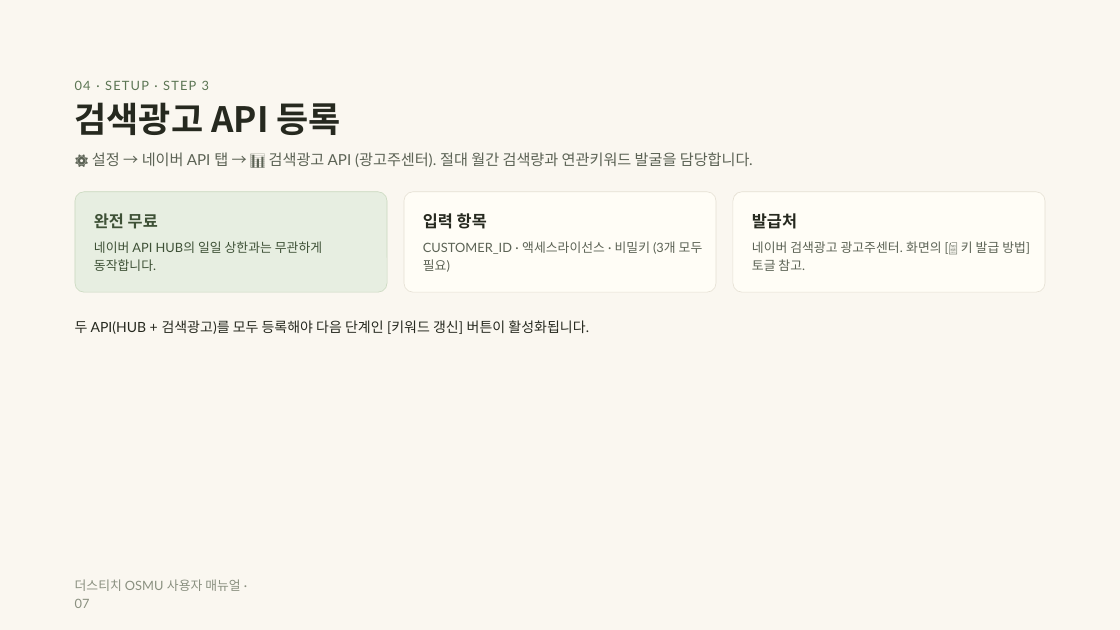
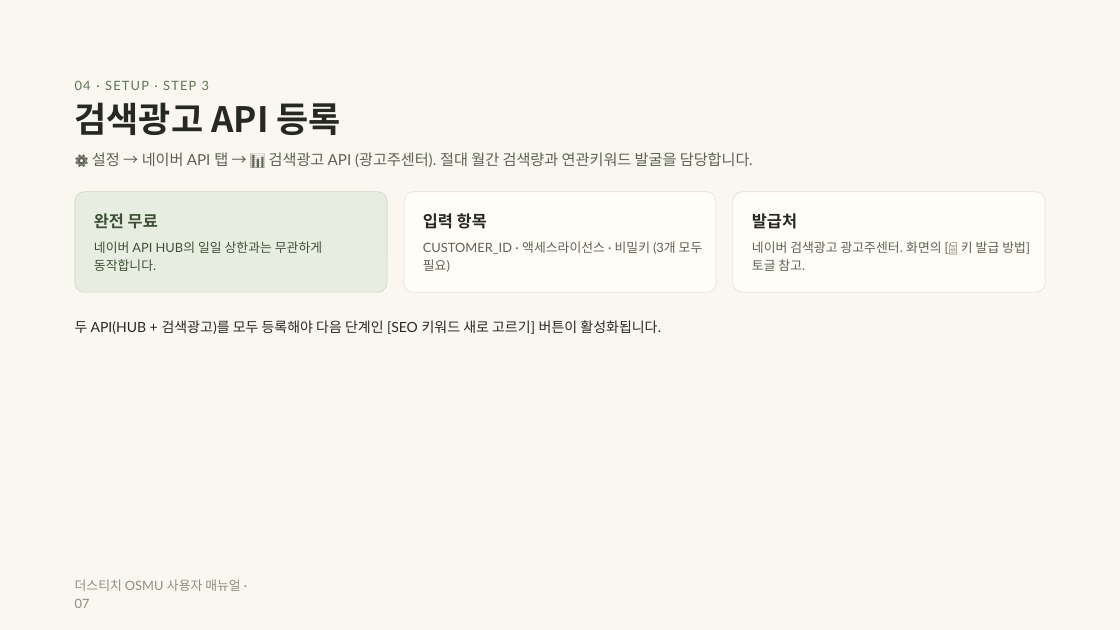
Before and after one commit to JaewooLee-AI/OSMU_thestitch, a slide deck: slide 7 of docs/더스티치 OSMU 사용자 매뉴얼.pptx. Drawn at 1120x630 pixels with LibreOffice and Linux fonts; fonts in the diff are those of the drawing. Boxes give left, top, right and bottom in pixels: in the first picture for what was removed or moved away, otherwise in the second. Text is boxed around its words. In the diff, an @@ line names an element or a change of style, - is before the commit and + after.

```diff
--- a/docs/더스티치 OSMU 사용자 매뉴얼.pptx
+++ b/docs/더스티치 OSMU 사용자 매뉴얼.pptx
@@ text at (75, 320, 661, 334): text changed @@
-두 API(HUB + 검색광고)를 모두 등록해야 다음 단계인 [키워드 갱신] 버튼이 활성화됩니다.
+두 API(HUB + 검색광고)를 모두 등록해야 다음 단계인 [SEO 키워드 새로 고르기] 버튼이 활성화됩니다.
```
Also in this commit, not shown: 7 other slides changed, 2 other files.
